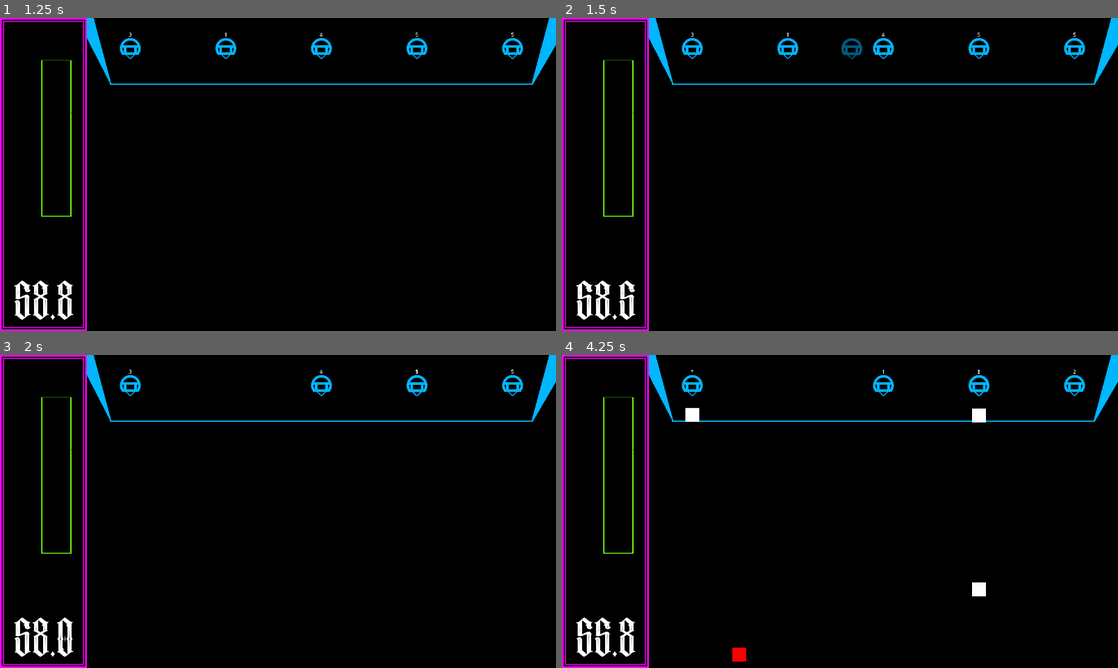
Above: before the commit, frames 1-4 (two rows, left to right).
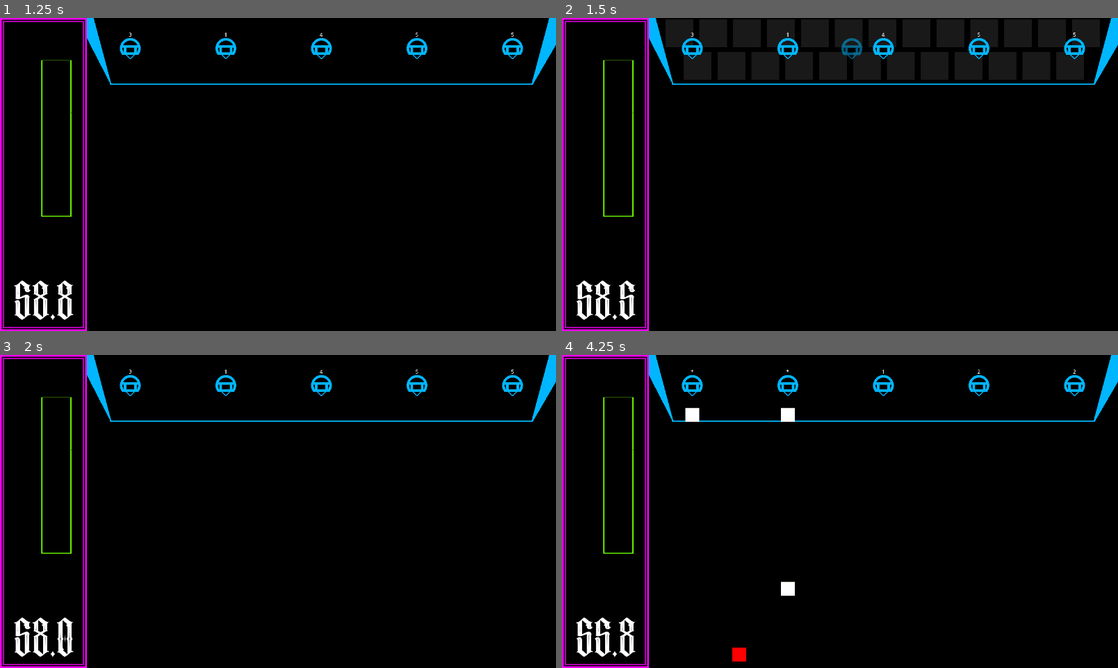
Above: after the commit, the same moments.

Repository: jwant/nefe
Game: Godot game, scene res://entities/utilities/no_escape_from_earth.tscn
The game is run twice, just before and just after one commit, with the same random seed, the same clock (stepped at 60 frames per second) and the same inputs.
Inputs (mouse positions are in pixels of both pictures, inside the frame that each line leads up to):
- Up to frame 1 (1.25 s): tap Enter at 0.5 s; drag from (127, 49) to (322, 49) at 0.52 s
- Up to frame 2 (1.5 s): drag from (789, 49) to (979, 49) at 1.27 s
- Up to frame 3 (2 s): no input
- Up to frame 4 (4.25 s): move the mouse to (884, 386) at 2.02 s; click (884, 386) at 2.1 s; drag from (979, 386) to (673, 464) at 2.77 s; drag from (1073, 386) to (884, 380) at 3.52 s

Frame 1 is identical in both runs. In frame 2, 10% of the frame differs, in the area x 18-97%, y 0-20%; in frame 3, 0.2%; in frame 4, 0.6%.

Commit message:
feat: draggable

Diff:
--- a/entities/battlefield/battlefield.gd
+++ b/entities/battlefield/battlefield.gd
@@ -1,12 +1,27 @@
 extends Node2D
+
+const GRID = preload("res://entities/utilities/draggable/grid/draggable_grid.tscn")
 
 func _ready():
 	_setup_timer()
 	_setup_spawn_area()
+	_setup_grid()
 
 func _process(delta):
 	_process_timer()
 	_process_spawn_area(delta)
+
+### GRID ###
+var GRID_ROW_CONFIG = [{ 'n':13, 'p':Vector2(270,35),'g':78 }, { 'n':12, 'p':Vector2(312,110),'g':78 }]
+
+func _setup_grid():
+	for i in GRID_ROW_CONFIG:
+		var current_pos = i.p
+		for g in range(i.n):
+			var grid = GRID.instantiate()
+			grid.global_position = current_pos
+			add_child(grid)
+			current_pos.x += i.g
 
 ### TIMER ###
 @onready var count_down_label: Control = $CountDownLabel/CountDownLabel
--- a/entities/tower/bullet_tower/bullet_tower.tscn
+++ b/entities/tower/bullet_tower/bullet_tower.tscn
@@ -8,6 +8,7 @@
 size = Vector2(64, 64)
 
 [node name="BulletTower" type="Node2D"]
+z_index = 100
 script = ExtResource("1_nvq5p")
 metadata/_custom_type_script = "uid://0ob3q2456fgf"
 
--- /dev/null
+++ b/entities/tower/tower_grid/tower_grid.tscn
@@ -0,0 +1,3 @@
+[gd_scene format=3 uid="uid://ckpihfkpxstyt"]
+
+[node name="TowerGrid" type="Area2D"]
--- a/entities/utilities/draggable/draggable.gd
+++ b/entities/utilities/draggable/draggable.gd
@@ -1,8 +1,11 @@
 extends Node2D
+class_name Draggable
 
 var parent: Node
 var sprite_copy: Sprite2D
 var grabbed: bool = false
+var placement_options: Array[Node] = []
+var current_placement_option: DraggableGrid
 
 func _ready():
 	parent = get_parent()
@@ -14,13 +17,28 @@
 	if grabbed:
 		sprite_copy.global_position = get_global_mouse_position()
 		if Input.is_action_just_released("mouse_left"):
-			parent.global_position = sprite_copy.global_position
+			if current_placement_option:
+				parent.global_position = current_placement_option.global_position
 			sprite_copy.queue_free()
 			grabbed = false
+			GameManager.exit_build.emit()
+			placement_options = []
 
 func _input_event(_viewport:Node, _event:InputEvent, _shape_idx:int):
 	if Input.is_action_just_pressed("mouse_left"):
 		grabbed = true
+		GameManager.enter_build.emit()
 		sprite_copy = parent.find_child("Sprite2D", true).duplicate()
 		sprite_copy.modulate.a = .5
 		parent.add_child(sprite_copy)
+		placement_options = get_tree().get_nodes_in_group("drag_placement")
+		for option in placement_options:
+			if option is DraggableGrid:
+				option.connect("selected",_select_grid)
+				option.connect("descelected",_deselect_grid)
+
+func _select_grid(grid: DraggableGrid):
+	current_placement_option = grid
+
+func _deselect_grid(grid: DraggableGrid):
+	current_placement_option = null
--- /dev/null
+++ b/entities/utilities/draggable/grid/draggable_grid.gd
@@ -0,0 +1,26 @@
+extends Area2D
+class_name DraggableGrid
+
+var highlight: bool = false
+signal selected(grid)
+signal descelected(grid)
+
+func _ready():
+	GameManager.enter_build.connect(func():
+		modulate.a = .1
+		highlight = true
+	)
+	GameManager.exit_build.connect(func():
+		modulate.a = 0
+		highlight = false
+	)
+
+func _on_mouse_exited():
+	if highlight:
+		modulate.a = .1
+		descelected.emit(self)
+
+func _on_mouse_entered():
+	if highlight:
+		modulate.a = .25
+		selected.emit(self)
--- /dev/null
+++ b/entities/utilities/draggable/grid/draggable_grid.tscn
@@ -0,0 +1,22 @@
+[gd_scene load_steps=4 format=3 uid="uid://blbnsbky8b42u"]
+
+[ext_resource type="Script" uid="uid://nv11p3bdpkih" path="res://entities/utilities/draggable/grid/draggable_grid.gd" id="1_c1xaj"]
+[ext_resource type="Texture2D" uid="uid://ccmtdco5v8b7u" path="res://assets/art/colorgrid.png" id="1_j3umx"]
+
+[sub_resource type="RectangleShape2D" id="RectangleShape2D_j3umx"]
+size = Vector2(64, 64)
+
+[node name="DraggableGrid" type="Area2D" groups=["drag_placement"]]
+modulate = Color(1, 1, 1, 0)
+script = ExtResource("1_c1xaj")
+
+[node name="Sprite2D" type="Sprite2D" parent="."]
+texture = ExtResource("1_j3umx")
+region_enabled = true
+region_rect = Rect2(64, 192, 64, 64)
+
+[node name="CollisionShape2D" type="CollisionShape2D" parent="."]
+shape = SubResource("RectangleShape2D_j3umx")
+
+[connection signal="mouse_entered" from="." to="." method="_on_mouse_entered"]
+[connection signal="mouse_exited" from="." to="." method="_on_mouse_exited"]
--- a/entities/utilities/game_manager/game_manager.gd
+++ b/entities/utilities/game_manager/game_manager.gd
@@ -2,3 +2,11 @@
 
 @warning_ignore("unused_signal")
 signal second_tick
+@warning_ignore("unused_signal")
+signal enter_build
+@warning_ignore("unused_signal")
+signal exit_build
+
+func _process(_delta):
+	if Input.is_action_just_pressed("refresh"):
+		get_tree().reload_current_scene()
--- a/project.godot
+++ b/project.godot
@@ -32,6 +32,11 @@
 "events": [Object(InputEventMouseButton,"resource_local_to_scene":false,"resource_name":"","device":-1,"window_id":0,"a …(253 unchanged characters)…
 ]
 }
+refresh={
+"deadzone": 0.2,
+"events": [Object(InputEventKey,"resource_local_to_scene":false,"resource_name":"","device":-1,"window_id":0,"alt_pressed":false,"shift_pressed":false,"ctrl_pressed":false,"meta_pressed":true,"pressed":false,"keycode":0,"physical_keycode":82,"key_label":0,"unicode":0,"location":0,"echo":false,"script":null)
+]
+}
 
 [layer_names]
 
Not shown, added: entities/utilities/draggable/grid/draggable_grid.gd.uid
